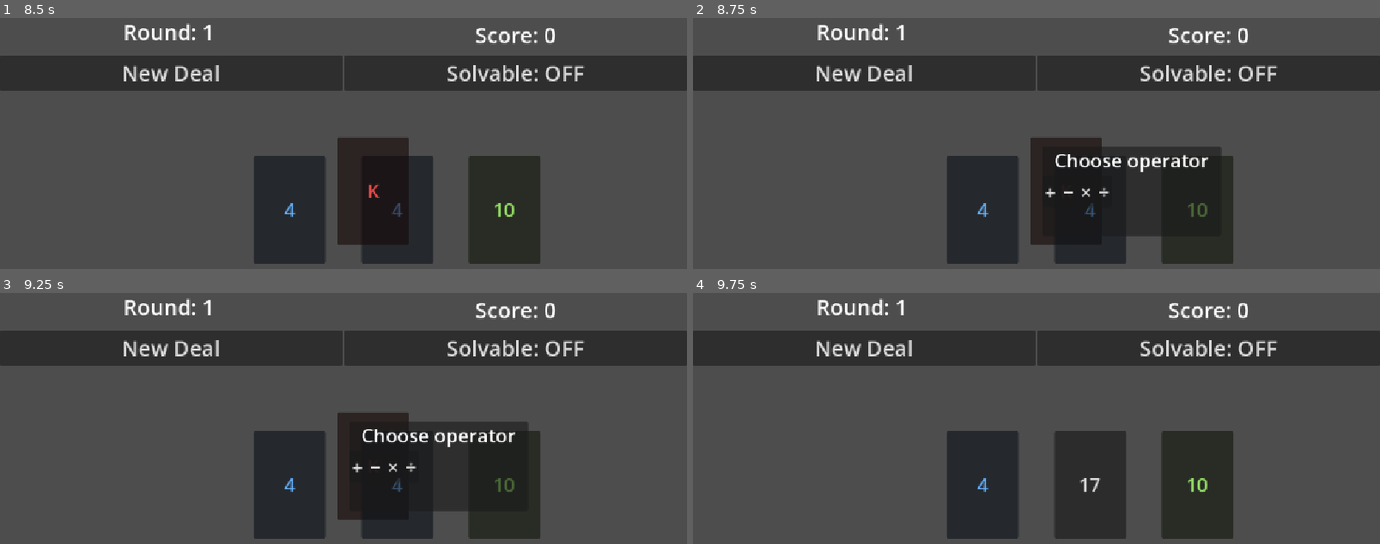
Above: before the commit, frames 1-4 (two rows, left to right).
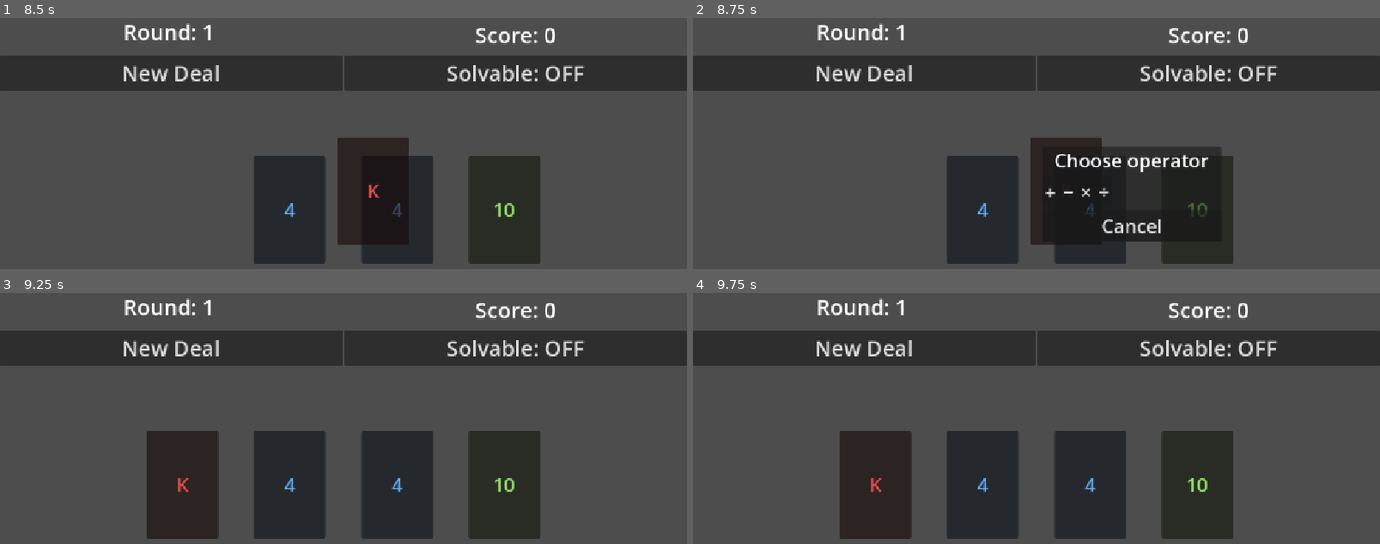
Above: after the commit, the same moments.

Repository: sky-q-xu/card-24
Game: Godot game, scene res://scenes/main.tscn
Two runs of this game, one before a commit and one after it. Both use one fixed random seed, a clock stepped at 60 frames per second and the inputs below.
Inputs (mouse positions are in pixels of both pictures, inside the frame that each line leads up to):
- Up to frame 1 (8.5 s): click "New Deal" at 0.5 s; click "New Deal" at 1.25 s; click "Solvable: OFF" at 2 s; click "Solvable: ON" at 2.75 s; click "Solvable: OFF" at 3.5 s; click "Solvable: ON" at 4.25 s; click "New Deal" at 5 s; click "Solvable: OFF" at 5.75 s; click "Solvable: ON" at 6.5 s; tap Enter at 7.25 s; move the mouse to (494, 191) at 7.27 s; click (494, 191) at 7.42 s; tap Space at 8 s; drag from (206, 228) to (398, 208) at 8.02 s
- Up to frame 2 (8.75 s): no input
- Up to frame 3 (9.25 s): click (439, 501) at 8.75 s, where only the run after the commit has a clickable "Cancel"
- Up to frame 4 (9.75 s): click (1050, 466) at 9.5 s, where only the run before the commit has a clickable "+"

Frame 1 is identical in both runs. In frame 2, 0.4% of the frame differs, in the area x 57-75%, y 76-90%; in frame 3, 9.3%, in the area x 21-77%, y 47-98%; in frame 4, 4.6%.

Commit message:
Add Cancel button to OperatorPopup
Cancel button emits the existing cancelled signal, same as Escape key.

Co-Authored-By: Claude Sonnet 4.6 <noreply@anthropic.com>

Diff:
--- a/scenes/operator_popup.tscn
+++ b/scenes/operator_popup.tscn
@@ -42,7 +42,13 @@
 theme_override_font_sizes/font_size = 32
 text = "÷"
 
+[node name="ButtonCancel" type="Button" parent="PanelContainer/VBoxContainer"]
+layout_mode = 2
+theme_override_font_sizes/font_size = 32
+text = "Cancel"
+
 [connection signal="pressed" from="PanelContainer/VBoxContainer/HBoxContainer/ButtonPlus" to="." method="_on_button_pressed" binds=["+"]]
 [connection signal="pressed" from="PanelContainer/VBoxContainer/HBoxContainer/ButtonMinus" to="." method="_on_button_pressed" binds=["-"]]
 [connection signal="pressed" from="PanelContainer/VBoxContainer/HBoxContainer/ButtonMul" to="." method="_on_button_pressed" binds=["*"]]
 [connection signal="pressed" from="PanelContainer/VBoxContainer/HBoxContainer/ButtonDiv" to="." method="_on_button_pressed" binds=["/"]]
+[connection signal="pressed" from="PanelContainer/VBoxContainer/ButtonCancel" to="." method="_on_cancel_pressed"]
--- a/scripts/operator_popup.gd
+++ b/scripts/operator_popup.gd
@@ -12,6 +12,10 @@
 	emit_signal("operator_selected", op)
 	hide()
 
+func _on_cancel_pressed() -> void:
+	emit_signal("cancelled")
+	hide()
+
 func _input(event: InputEvent) -> void:
 	if visible and event is InputEventKey and event.keycode == KEY_ESCAPE and event.pressed:
 		emit_signal("cancelled")
